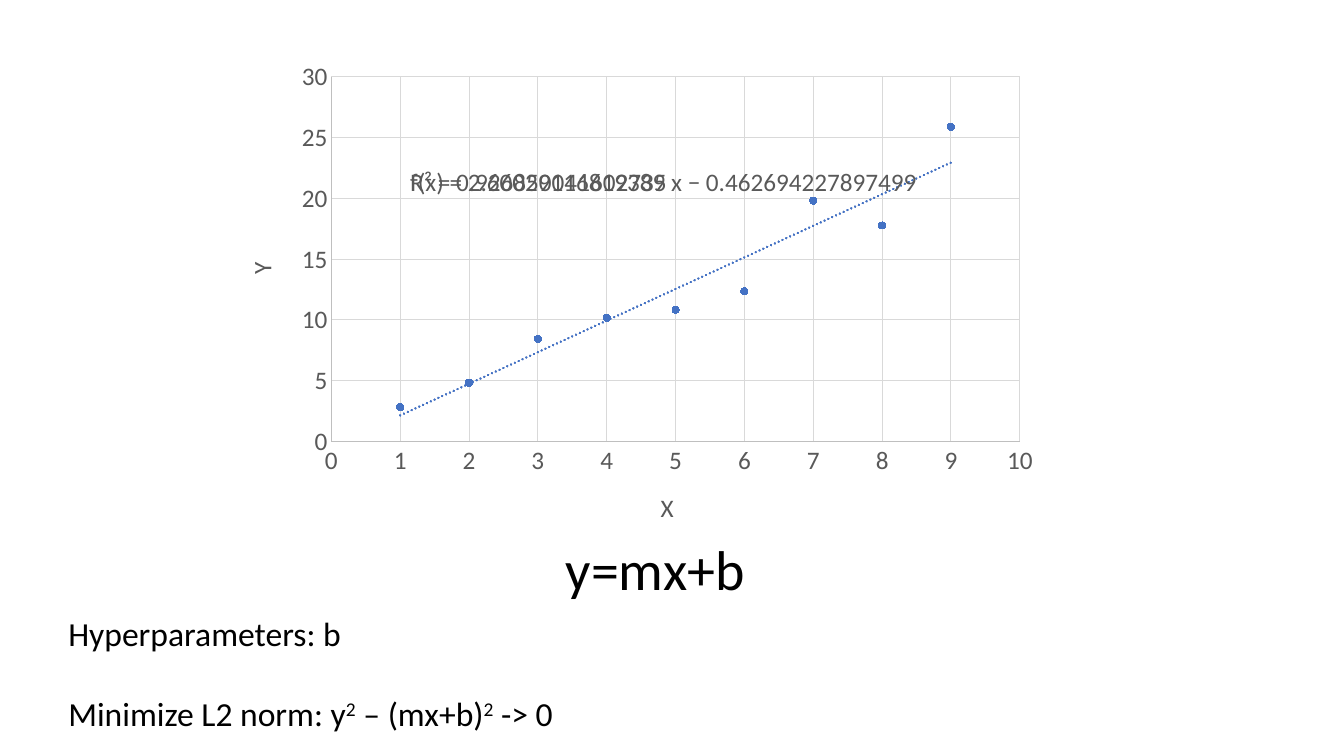
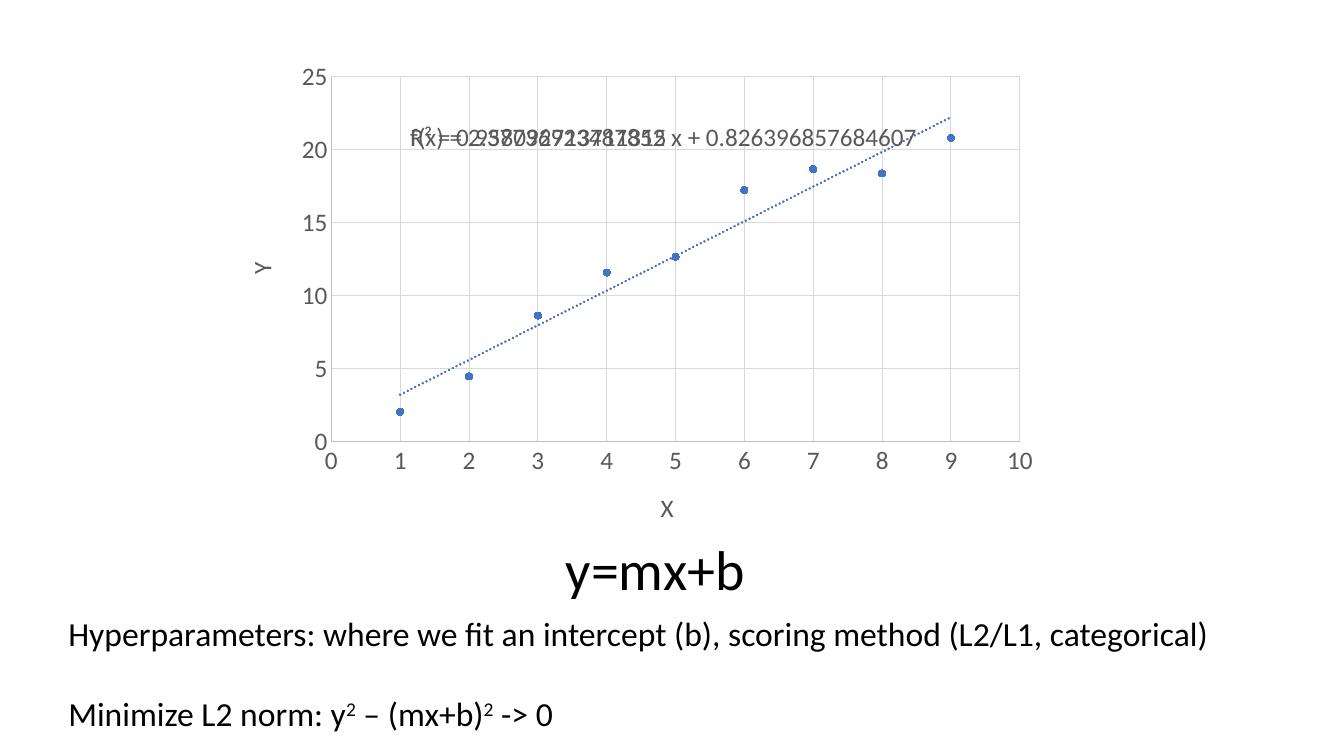
Before and after one commit to avanteijlingen/Tutorial-SB06, a slide deck: slide 2 of ActiveLearning.pptx. Drawn at 1344x756 pixels with LibreOffice and Linux fonts; fonts in the diff are those of the drawing. Boxes give left, top, right and bottom in pixels: in the first picture for what was removed or moved away, otherwise in the second. Text is boxed around its words. In the diff, an @@ line names an element or a change of style, - is before the commit and + after.

Commit message:
updated slides

```diff
--- a/ActiveLearning.pptx
+++ b/ActiveLearning.pptx
@@ scatter chart at [222, 51, 1050, 548] @@
-Series 1: (1, 2.8), (2, 4.8), (3, 8.4), (4, 10.2), (5, 10.8), (6, 12.3), (7, 19.8), (8, 17.8), (9, 25.9)
+Series 1: (1, 2), (2, 4.5), (3, 8.6), (4, 11.6), (5, 12.7), (6, 17.2), (7, 18.7), (8, 18.4), (9, 20.8)
@@ text at [68, 621, 1208, 652]: text changed @@
-Hyperparameters: b
+Hyperparameters: where we fit an intercept (b), scoring method (L2/L1, categorical)
```
Also in this commit, not shown: 2 slides added, 1 other file.
